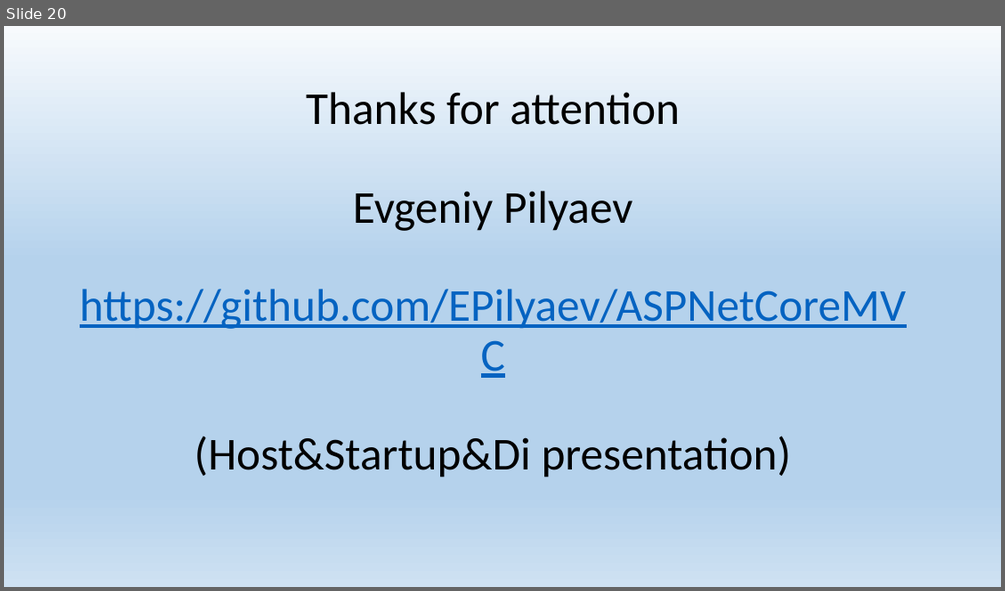
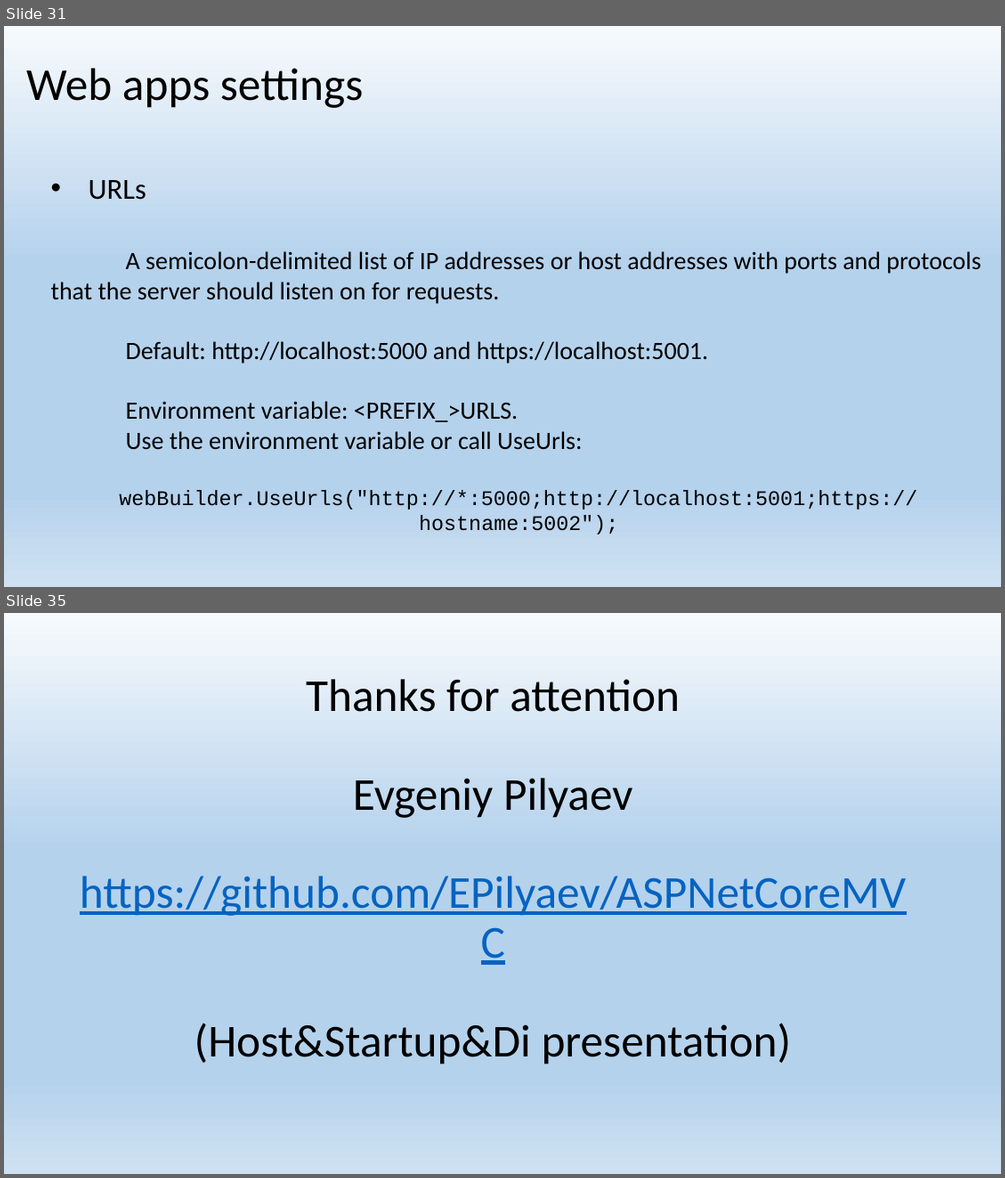
Before and after one commit to EPilyaev/ASPNetCoreMVC, a slide deck: Host&Startup&Di.pptx. Shown one above the other, each under a label of ours: slide 20 before the commit, slides 31 and 35 after it; the slides between them are not shown. The pictures are 1005x591 and 1005x1178 pixels, drawn with LibreOffice and Linux fonts; fonts in the diff are those of the drawing. Boxes give left, top, right and bottom in pixels: in the first picture for what was removed or moved away, otherwise in the second. Text is boxed around its words. In the diff, an @@ line names an element or a change of style, - is before the commit and + after.

Commit message:
Add Host configuration - Web app settings slides

```diff
--- a/Host&Startup&Di.pptx
+++ b/Host&Startup&Di.pptx
@@ slide 31 added at box(4, 26, 1001, 587), background gradient #F7FAFD to #B5D2EC to #CEE1F2 @@
@@ title added at box(26, 68, 363, 108), 44 pt, text #000000 @@
+Web apps settings
@@ text added at box(51, 180, 980, 509), 24 pt, text #000000 @@
+• URLs
+A semicolon-delimited list of IP addresses or host addresses with ports and protocols that the server should listen on for requests.
+Default: http://localhost:5000 and https://localhost:5001.
+Environment variable: <PREFIX_>URLS.
+Use the environment variable or call UseUrls:
+webBuilder.UseUrls("http://*:5000;http://localhost:5001;https://hostname:5002");
@@ what was slide 20 is now slide 35 @@
```
Also in this commit, not shown: 2 slides changed, 15 other slides added, 1 slide removed, 1 other file.
